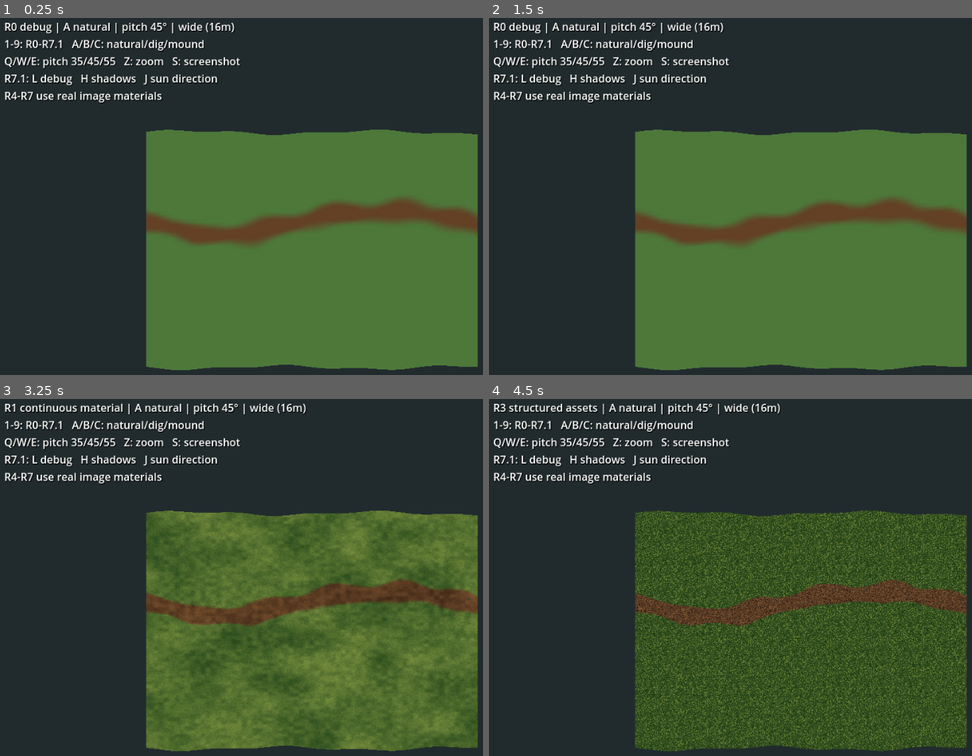
Above: before the commit, frames 1-4 (two rows, left to right).
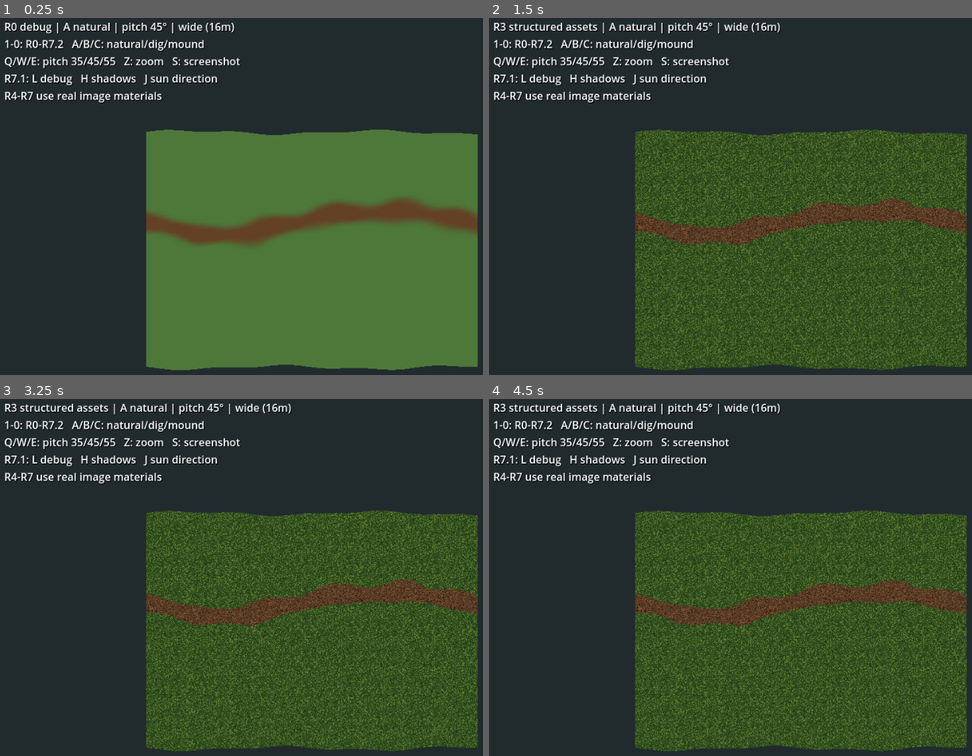
Above: after the commit, the same moments.

Repository: Riddick-ulous/SurvivalGamePixelArt
Game: Godot game, scene res://main.tscn
Same seed, same stepped clock (60 frames per second), same inputs: the game is played once before the commit and once after it.
Inputs:
- Up to frame 1 (0.25 s): no input
- Up to frame 2 (1.5 s): tap Enter at 0.5 s; hold W 0.53-1.28 s; tap 0 at 0.6, 1.35 s; tap Space at 1.25 s; hold S from 1.28 s (still down)
- Up to frame 3 (3.25 s): tap Enter at 2 s; release S at 2.03 s; hold W from 2.03 s (still down); tap 1 at 2.1 s; tap 0 at 2.3, 3.05 s; tap Space at 2.75 s; tap 2 at 2.85 s
- Up to frame 4 (4.5 s): tap Enter at 3.5 s; release W at 3.53 s; hold A from 3.53 s (still down); tap 3 at 3.6 s; tap 0 at 3.8 s; tap Space at 4.25 s; tap 4 at 4.35 s

The runs differ from the first frame. In frame 1, less than 0.1% of the frame differs, in the area x 2-14%, y 6-9%; in frame 2, 34%, in the area x 2-99%, y 1-99%; in frame 3, 24%; in frame 4, less than 0.1%.

Commit message:
fix: R7.2 correct terrain face winding for lit normals

Diff:
--- a/experiments/terrain-rendering-spike/terrain_material.gdshader
+++ b/experiments/terrain-rendering-spike/terrain_material.gdshader
@@ -44,7 +44,7 @@
         vec3 turf = mix(vec3(0.16,0.29,0.12),vec3(0.46,0.55,0.24),0.6*large+0.4*medium);
         float blend = smoothstep(0.26,0.74,g+0.14*(medium-0.5));
         ALBEDO = mix(earth,turf,blend)*(0.90+0.20*fine);
-    } else if (render_mode_id == 8) {
+    } else if (render_mode_id == 8 || render_mode_id == 9) {
         // R7.1: same terrain and grass mix as R7, but consistent
         // meters-per-repeat on all projection axes.
         vec2 uv = fract(p/material_meters);
--- a/experiments/terrain-rendering-spike/terrain_spike.gd
+++ b/experiments/terrain-rendering-spike/terrain_spike.gd
@@ -5,7 +5,7 @@
 const EXTENT := 16.0
 const STEP := EXTENT / GRID
 const SEED := 1909
-const MODES := ["R0 debug", "R1 continuous material", "R2 pixel clusters", "R3 structured assets", "R4 image materials", "R5 stochastic transitions", "R6 excavated terrain", "R7 lit square pit", "R7.1 light debug"]
+const MODES := ["R0 debug", "R1 continuous material", "R2 pixel clusters", "R3 structured assets", "R4 image materials", "R5 stochastic transitions", "R6 excavated terrain", "R7 lit square pit", "R7.1 light debug", "R7.2 normal correction"]
 const CASES := ["A natural", "B excavation", "C mound"]
 var mode_id := 0
 var case_id := 0
@@ -150,7 +150,10 @@
             var b := a+1
             var c := a+(grid+1)
             var d := c+1
-            indices.append_array(PackedInt32Array([a,c,b,b,c,d]))
+            indices.append_array(PackedInt32Array([a,b,c,b,d,c]))
+    assert(verts.size() == (grid+1)*(grid+1))
+    assert(normals.size() == verts.size())
+    assert(indices.size() == grid*grid*6)
     var arrays := []
     arrays.resize(Mesh.ARRAY_MAX)
     arrays[Mesh.ARRAY_VERTEX] = verts
@@ -205,10 +208,10 @@
     _rebuild_mesh()
     terrain_material.set_shader_parameter("render_mode_id",mode_id)
     r71_sun.visible = mode_id >= 7
-    r71_sun.shadow_enabled = shadow_test if mode_id == 8 else true
+    r71_sun.shadow_enabled = shadow_test if mode_id >= 8 else true
     r71_sun.rotation_degrees = Vector3(-60.0,-45.0,0.0) if sun_direction_id == 0 else Vector3(-48.0,125.0,0.0)
-    reference_mesh.visible = mode_id == 8
-    terrain_material.set_shader_parameter("r71_debug_mode",lighting_debug_mode if mode_id == 8 else 0)
+    reference_mesh.visible = mode_id >= 8
+    terrain_material.set_shader_parameter("r71_debug_mode",lighting_debug_mode if mode_id >= 8 else 0)
     terrain_material.set_shader_parameter("world_scale",32.0)
     terrain_material.set_shader_parameter("seed",float(SEED))
     terrain_material.set_shader_parameter("r3_atlas",r3_atlas)
@@ -218,7 +221,7 @@
         var z: float = item.get_meta("ground_z")
         item.position.y = _height(x,z)+0.17
     var zoom_label: String = "close (~4m)" if close_camera else "wide (16m)"
-    info.text = "%s | %s | pitch %.0f° | %s\n1-9: R0-R7.1   A/B/C: natural/dig/mound\nQ/W/E: pitch 35/45/55   Z: zoom   S: screenshot\nR7.1: L debug   H shadows   J sun direction\nR4-R7 use real image materials" % [MODES[mode_id],CASES[case_id],pitch,zoom_label]
+    info.text = "%s | %s | pitch %.0f° | %s\n1-0: R0-R7.2   A/B/C: natural/dig/mound\nQ/W/E: pitch 35/45/55   Z: zoom   S: screenshot\nR7.1: L debug   H shadows   J sun direction\nR4-R7 use real image materials" % [MODES[mode_id],CASES[case_id],pitch,zoom_label]
 
 func _unhandled_key_input(event: InputEvent) -> void:
     if not (event is InputEventKey) or not event.pressed or event.echo:
@@ -233,6 +236,7 @@
         KEY_7: mode_id = 6
         KEY_8: mode_id = 7
         KEY_9: mode_id = 8
+        KEY_0: mode_id = 9
         KEY_L:
             lighting_debug_mode = (lighting_debug_mode+1)%4
         KEY_H: shadow_test = not shadow_test
Not shown, added: experiments/terrain-rendering-spike/R7_2_NORMAL_FIX.md
